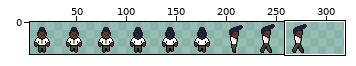
A sprite sheet gets an edit: assets/v2/customer/8.png. The picture above shows the old version from afar; the outline marks the close-up.
Close-up. First the earlier version:
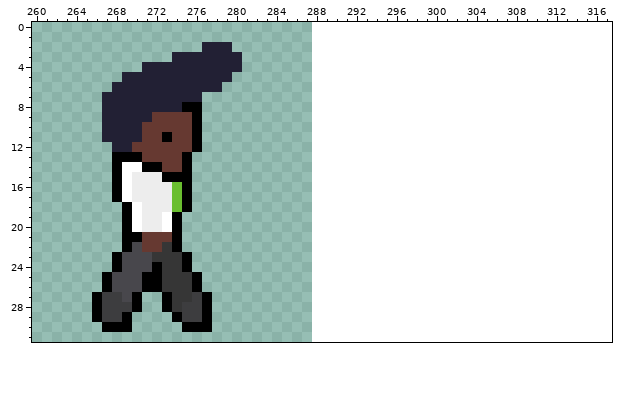
The file is 288x32 pixels. Shown: x 260..317, y 0..31. The old version is drawn lined up with the new one, on the new canvas. The wide view leaves out empty margins.
New version:
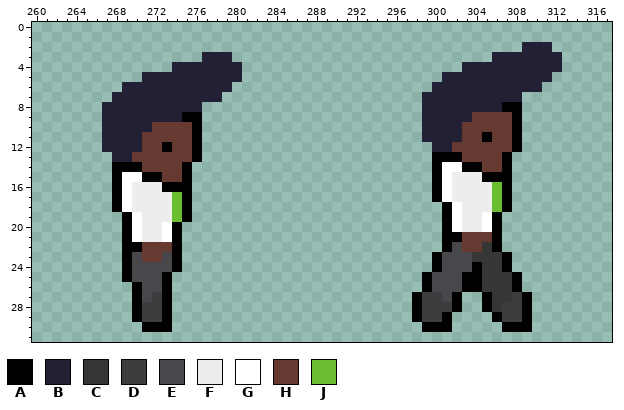
Palette (. is transparent): A #000000  B #222034  C #363636  D #3d3d3f  E #48474c  F #ededed  G #ffffff  H #663931  J #6abe30
Diff:
canvas 288x32 -> 320x32
@@ x 260..317 @@
  1 ..........................................................
- 2 .................BBB......................................
- 3 ..............BBBBBBB.....................................
- 4 ...........BBBBBBBBBB.....................................
- 5 .........BBBBBBBBBBB......................................
- 6 ........BBBBBBBBBBB.......................................
- 7 .......BBBBBBBBBB.........................................
- 8 .......BBBBBBBBAA.........................................
- 9 .......BBBBBHHHHA.........................................
-10 .......BBBBHHHHHA.........................................
-11 .......BBBBHHAHHA.........................................
-12 ........BBHHHHHHA.........................................
-13 ........AAAHHHHA..........................................
-14 ........AGGAAHHA..........................................
-15 ........AGFFFAAA..........................................
-16 ........AGFFFFJA..........................................
-17 ........AGFFFFJA..........................................
-18 .........AGFFFJA..........................................
-19 .........AGFFGA...........................................
-20 .........AGFFGA...........................................
-21 .........AAHHHA...........................................
-22 .........AEHHCA...........................................
-23 ........AEEECCCA..........................................
-24 ........AEEEACCA..........................................
-25 .......AEEEAACCCA.........................................
-26 .......AEEEAACCCA.........................................
-27 ......ADDEA..ACCDA........................................
-28 ......ADDDA..ACDDA........................................
-29 ......ADDA....ADDA........................................
-30 .......AAA.....AAA........................................
+ 2 .................................................BBB......
+ 3 .................BBB..........................BBBBBBB.....
+ 4 ..............BBBBBBB......................BBBBBBBBBB.....
+ 5 ...........BBBBBBBBBB....................BBBBBBBBBBB......
+ 6 .........BBBBBBBBBBB....................BBBBBBBBBBB.......
+ 7 ........BBBBBBBBBBB....................BBBBBBBBBB.........
+ 8 .......BBBBBBBBBB......................BBBBBBBBAA.........
+ 9 .......BBBBBBBBAA......................BBBBBHHHHA.........
+10 .......BBBBBHHHHA......................BBBBHHHHHA.........
+11 .......BBBBHHHHHA......................BBBBHHAHHA.........
+12 .......BBBBHHAHHA.......................BBHHHHHHA.........
+13 ........BBHHHHHHA.......................AAAHHHHA..........
+14 ........AAAHHHHA........................AGGAAHHA..........
+15 ........AGGAAHHA........................AGFFFAAA..........
+16 ........AGFFFAAA........................AGFFFFJA..........
+17 ........AGFFFFJA........................AGFFFFJA..........
+18 ........AGFFFFJA.........................AGFFFJA..........
+19 .........AGFFFJA.........................AGFFGA...........
+20 .........AGFFGA..........................AGFFGA...........
+21 .........AGFFGA..........................AAHHHA...........
+22 .........AAHHHA..........................AEHHCA...........
+23 .........AEHHEA.........................AEEECCCA..........
+24 .........AEEEEA.........................AEEEACCA..........
+25 .........AEEEA.........................AEEEAACCCA.........
+26 ..........AEEA.........................AEEEAACCCA.........
+27 ..........AEDA........................ADDEA..ACCDA........
+28 ..........ADDA........................ADDDA..ACDDA........
+29 ..........ADDA........................ADDA....ADDA........
+30 ...........AAA.........................AAA.....AAA........
 31 ..........................................................
Changed places in both close-ups, as pixel boxes (x1, y1, x2, y2):
changed: (92, 42, 242, 332)
added: (412, 42, 562, 332)
